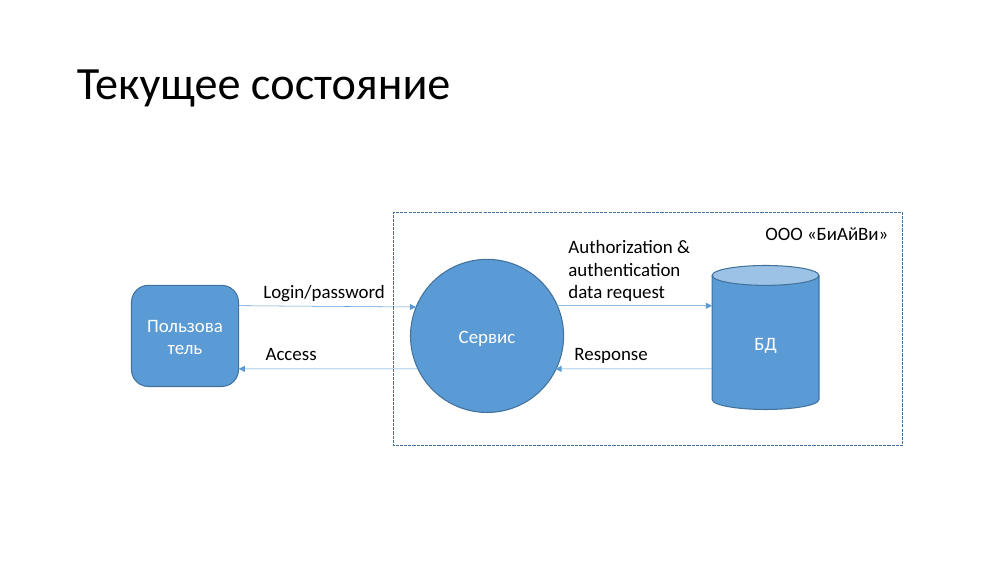
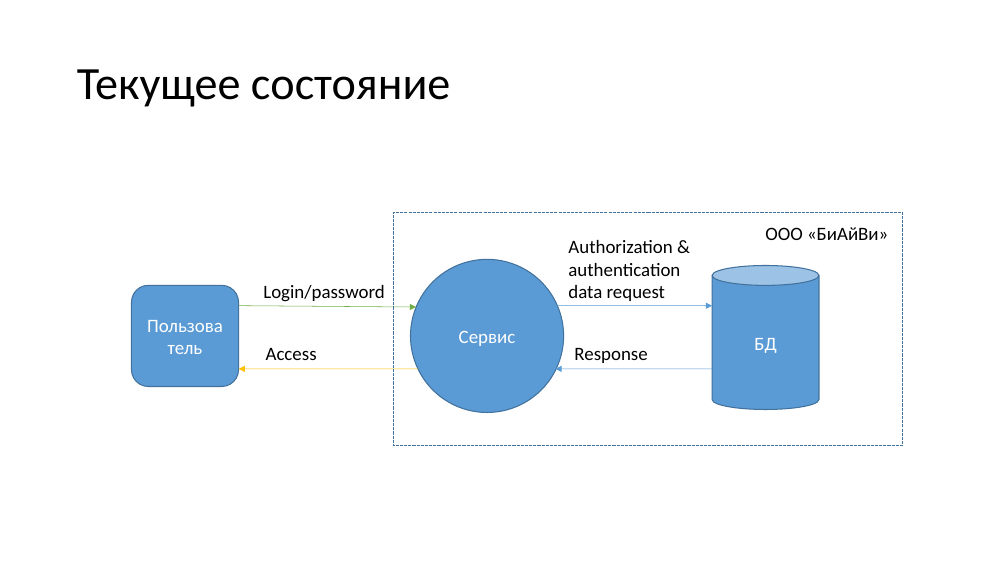
Before and after one commit to KozinOleg97/diplom, a slide deck: slide 8 of Vkr_p2.ppt. Drawn at 1008x567 pixels with LibreOffice and Linux fonts; fonts in the diff are those of the drawing. Boxes give left, top, right and bottom in pixels: in the first picture for what was removed or moved away, otherwise in the second. Text is boxed around its words. In the diff, an @@ line names an element or a change of style, - is before the commit and + after.

```diff
--- a/Vkr_p2.ppt
+++ b/Vkr_p2.ppt
@@ arrow (239, 305) - (416, 307): stroke #5B9BD5 0.51 pt to #70AD47 0.51 pt @@
@@ arrow (418, 369) - (239, 369): stroke #5B9BD5 0.51 pt to #FFC000 0.51 pt @@
```
Also in this commit, not shown: 2 other slides changed.
